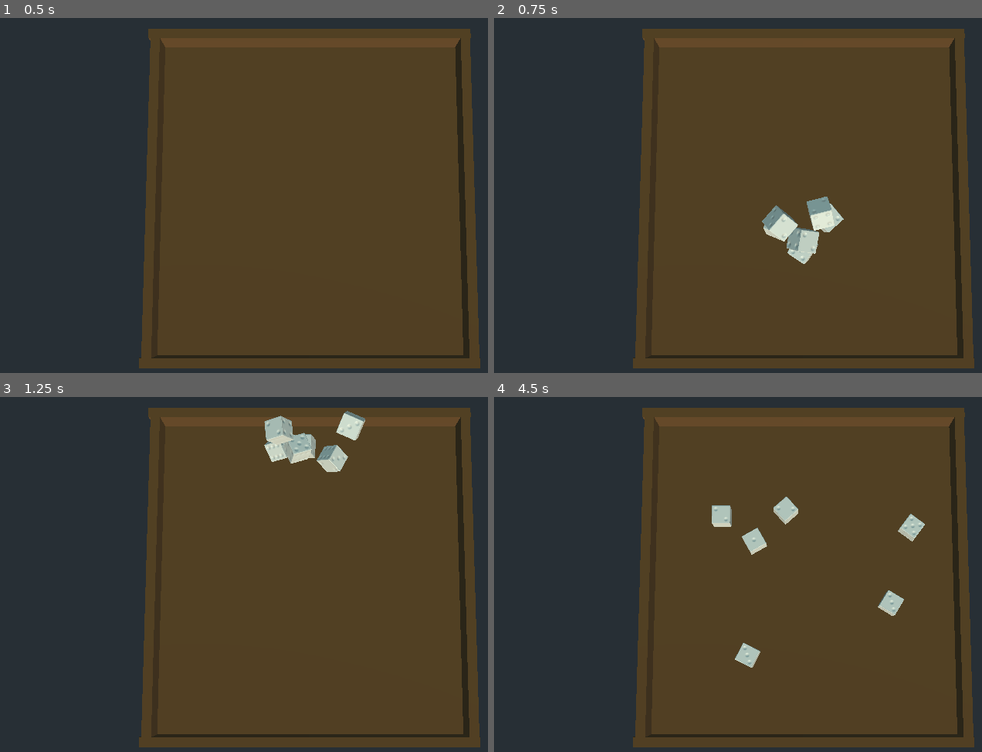
Above: before the commit, frames 1-4 (two rows, left to right).
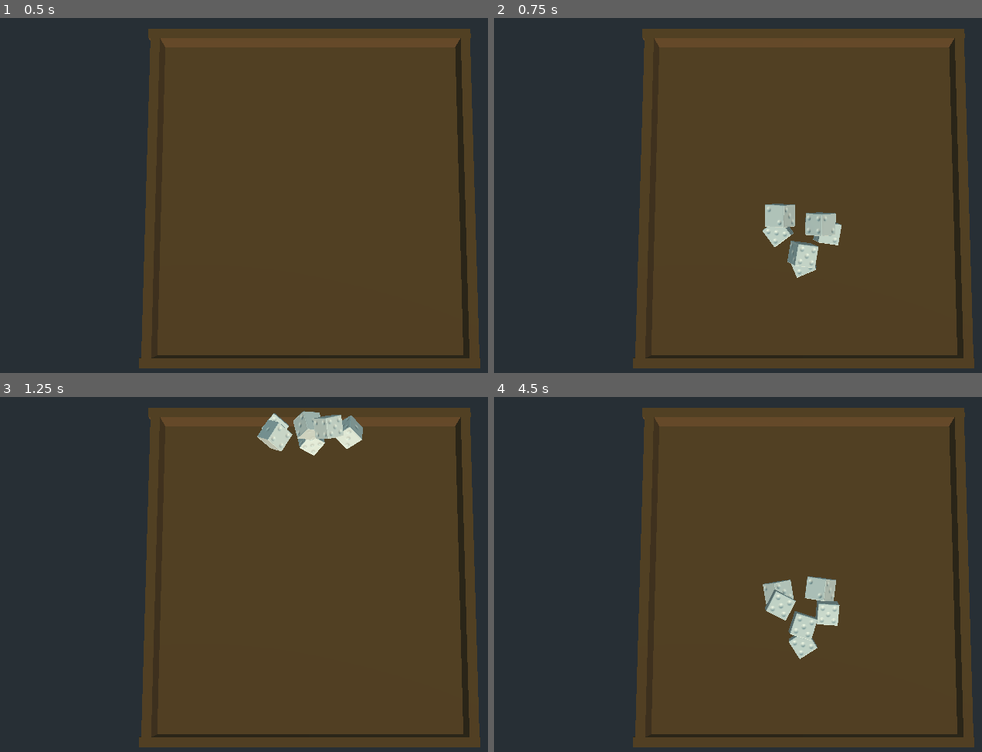
Above: after the commit, the same moments.

Repository: vjms/farkle
Game: Godot game, scene res://Maps/Board/Board.tscn
Two runs of this game, one before a commit and one after it. Both use one fixed random seed, a clock stepped at 60 frames per second and the inputs below. The engine's default icon, where the game draws it, is replaced by a stand-in: a white triangle on a blue panel in a dark square.
Inputs (mouse positions are in pixels of both pictures, inside the frame that each line leads up to):
- Up to frame 1 (0.5 s): no input
- Up to frame 2 (0.75 s): tap Enter at 0.5 s; move the mouse to (938, 181) at 0.52 s; tap T at 0.6 s; click (938, 181) at 0.67 s
- Up to frame 3 (1.25 s): no input
- Up to frame 4 (4.5 s): move the mouse to (679, 595) at 1.27 s; tap T every 0.75 s from 1.35 to 4.35 s; click (679, 595) at 1.42 s; move the mouse to (864, 499) at 2.02 s; click (864, 499) at 2.17 s; move the mouse to (772, 649) at 2.77 s; click (772, 649) at 2.92 s; move the mouse to (outside the picture) at 3.52 s; click (outside the picture) at 3.67 s; tap Space at 4.25 s; move the mouse to (616, 524) at 4.27 s; click (616, 524) at 4.42 s

Frame 1 is identical in both runs. In frame 2, 1.8% of the frame differs, in the area x 54-72%, y 50-74%; in frame 3, 2.2%; in frame 4, 3.2%, in the area x 44-95%, y 8-91%.

Commit message:
refactored dice and body relations

Diff:
--- a/Dice/Dice.gd
+++ b/Dice/Dice.gd
@@ -3,14 +3,23 @@
 onready var selection_indicator = $SelectionIndicator
 onready var body = $RigidBody
 var _is_selected = false
+var _can_be_selected = false
 
 
 func _ready():
 	selection_indicator.hide()
-	Events.connect("dice_selected", self, "_on_selected")
+	body.connect("resting", self, "_on_body_resting")
+	body.connect("selected", self, "_on_selected")
 
-func _on_selected(d):
-	if d == body:
+func _on_body_resting():
+	Events.emit_signal("dice_resting", self)
+
+func is_resting():
+	return body.is_resting()
+
+func _on_selected():
+	Events.emit_signal("dice_selected", self)
+	if _can_be_selected:
 		_is_selected = !_is_selected
 		if _is_selected:
 			selection_indicator.transform.origin = body.transform.origin
@@ -23,3 +32,8 @@
 
 func get_pointed_number() -> int:
 	return body.get_pointed_number()
+
+func set_can_be_selected(new_val: bool):
+	_can_be_selected = new_val
+	if !new_val:
+		selection_indicator.hide()
--- a/Dice/DiceBody.gd
+++ b/Dice/DiceBody.gd
@@ -7,10 +7,13 @@
 var timer = Timer.new()
 var _resting = false setget _set_resting, is_resting
 
+signal selected
+signal resting
+
 
 func _set_resting(new_val):
 	_resting = new_val
-	Events.emit_signal("dice_resting", self)
+	emit_signal("resting")
 
 
 func is_resting():
@@ -22,7 +25,6 @@
 	add_child(timer)
 	rng.randomize()
 	set_mass(0.1)
-	throw(Vector3(-1, 0, 0))
 
 
 func throw(direction: Vector3):
@@ -77,10 +79,9 @@
 
 func _on_physics_stop_timeout():
 	_set_resting(true)
-	#print(get_pointed_number())
 
 
 func _on_Dice_input_event(camera, event, click_position, click_normal, shape_idx):
 	if event is InputEventMouseButton:
 		if event.pressed and event.button_index == BUTTON_LEFT:
-			Events.emit_signal("dice_selected", self)
+			emit_signal("selected")
--- a/Maps/Board/Board.gd
+++ b/Maps/Board/Board.gd
@@ -74,6 +74,8 @@
 			restingDice.remove(index)
 		if _all_dice_resting:
 			_throw_in_progress = false
+			for d in diceContainer.get_children():
+				d.set_can_be_selected(true)
 			Events.emit_signal("all_dice_resting", diceContainer.get_children())
 			var hand = load("res://Player/Hand.gd").new()
 			for d in diceContainer.get_children():
